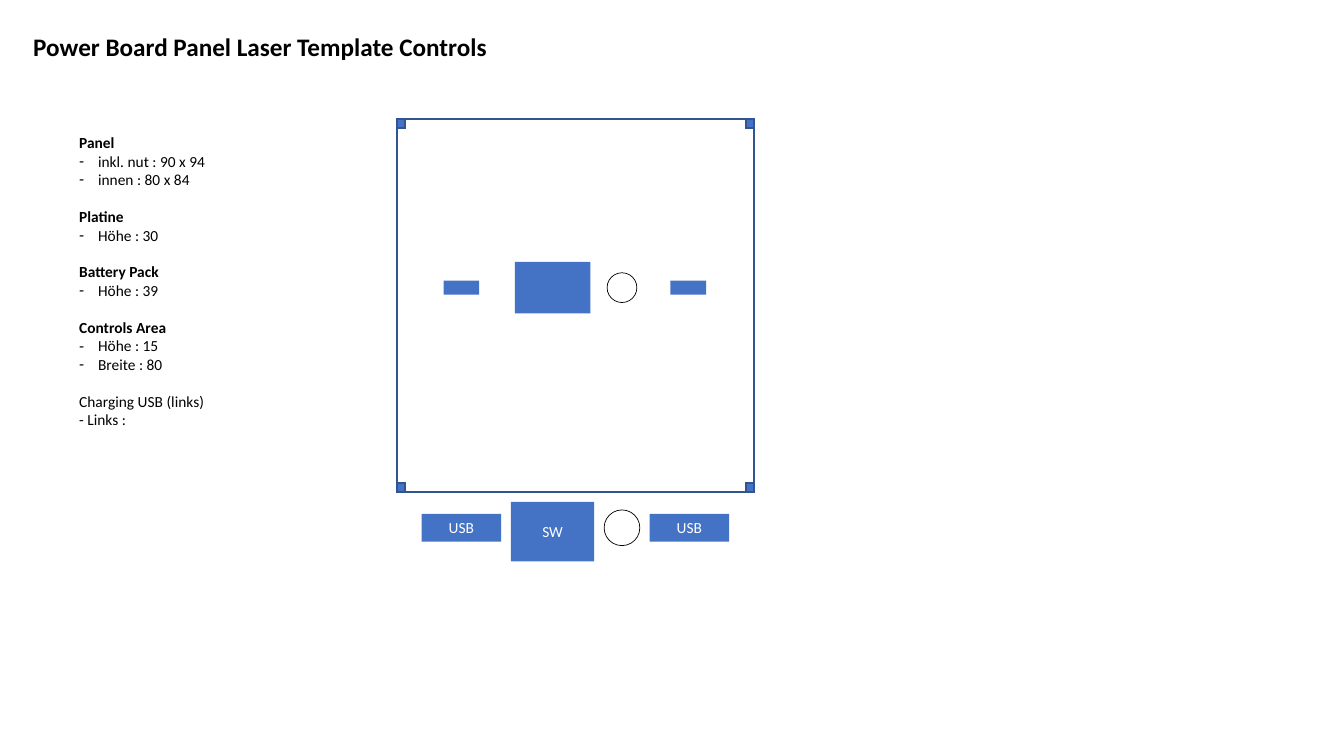
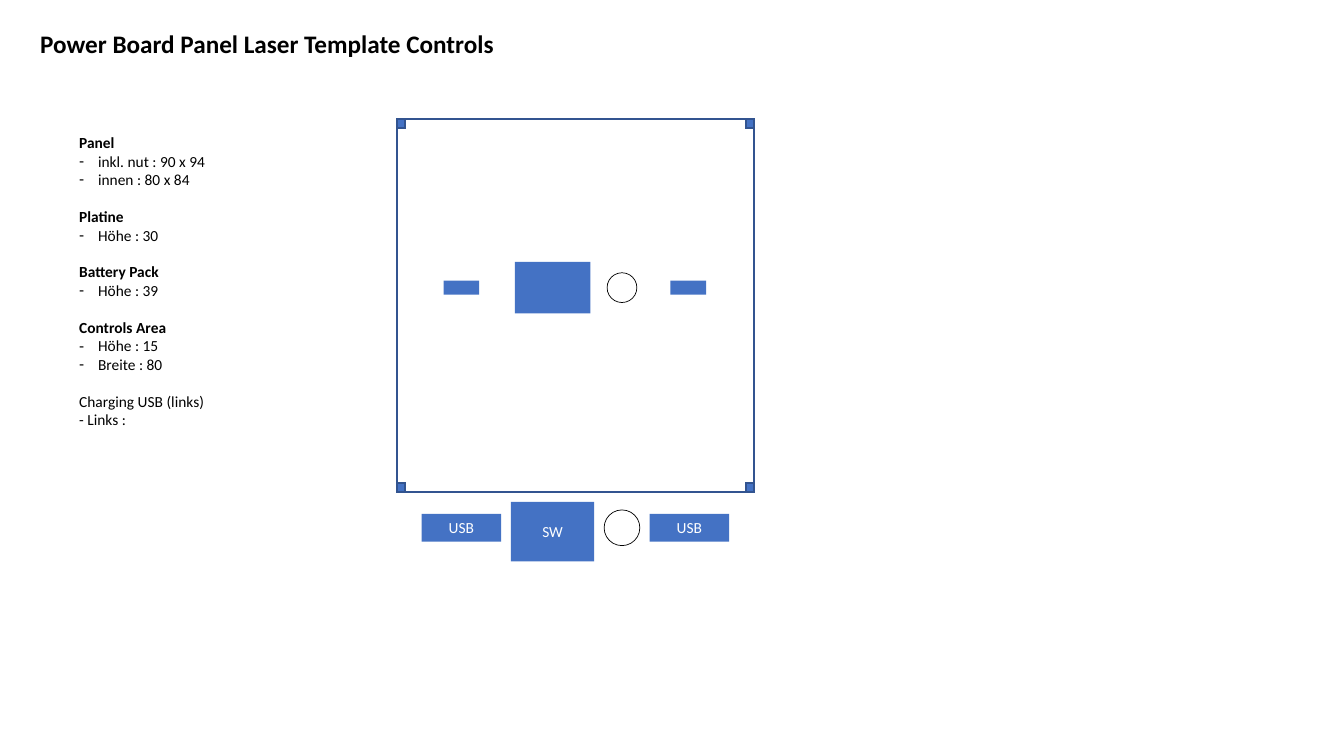
Before and after one commit to jeskes/activityboard, a slide deck: slide 20 of Activityboard.pptx (slide 13 before the commit). Drawn at 1344x756 pixels with LibreOffice and Linux fonts; fonts in the diff are those of the drawing. Boxes give left, top, right and bottom in pixels: in the first picture for what was removed or moved away, otherwise in the second. Text is boxed around its words. In the diff, an @@ line names an element or a change of style, - is before the commit and + after.

```diff
--- a/Activityboard.pptx
+++ b/Activityboard.pptx
@@ title "Power Board Panel Laser Template ...": place and size @@
-title "Power Board Panel Laser Template ..." at bbox=[33, 38, 486, 60]
+title "Power Board Panel Laser Template ..." at bbox=[40, 35, 493, 57]
```
Also in this commit, not shown: 7 other slides changed, 10 slides added, 58 other files.
